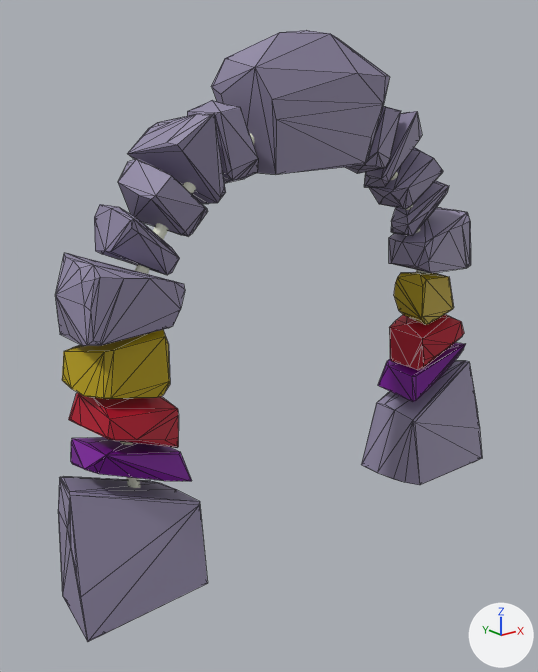
Before and after pictures for a commit that changed the Blender file Assets/AllPrefabs/portal/portal halbbund.blend.
Rendered twice from a 50 mm lens placed at (-2.4, -2.76, 2.26), pointed at (-0.15, 0.05, 1.13). Arrows for +X, +Y and +Z are at lower right; the lights stay in place. Mesh edges are drawn as thin lines on the coarser meshes.

The first picture shows 's.0031', 's.0031_Mirrored', 's.0039_Mirrored', 's.0042', 's.0042_Mirrored', 's.0043_Mirrored', 's.0045_Mirrored', 's.0050', 's.0068', 's.0068_Mirrored', 's.0070', 's.0070_Mirrored', 's.0073', 's.0073_Mirrored'.
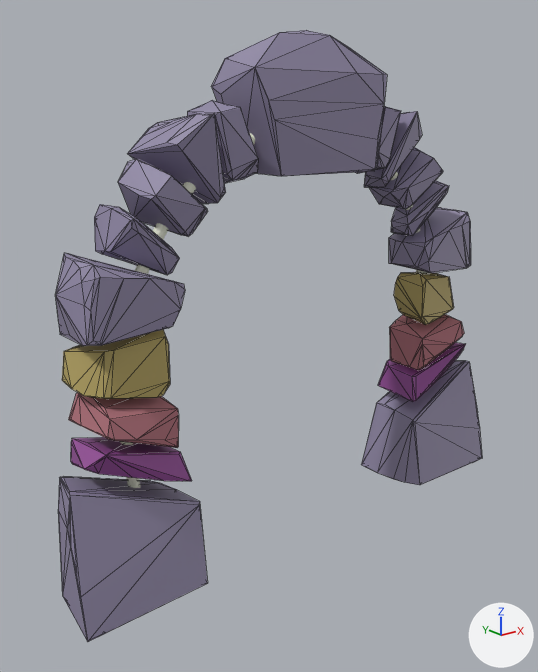
Pixel boxes (x1, y1, x2, y2) of what changed, in the pictures (538 x 672 px):
's.0050', reshaped: before (211, 30, 390, 174); after (211, 30, 387, 176)
's.0070_Mirrored', recoloured: (62, 330, 170, 399) in both
's.0068_Mirrored', recoloured (red to brown): (69, 393, 179, 448) in both
's.0042_Mirrored', recoloured: (71, 437, 192, 481) in both
's.0068', recoloured (red to brown): (389, 314, 464, 370) in both
's.0070', recoloured: (394, 272, 454, 324) in both
's.0042', recoloured: (378, 343, 465, 401) in both
part 1 of me_s_0050, built on: before (249, 30, 390, 174); after (249, 30, 387, 176)

Edits to the bpy script that builds the scene:
```text
Change mat_standard_300050:
    mat_standard_300050.base_color: (0.188, 0.0, 0.314) -> (0.298, 0.0737, 0.314)  # purple #780098 -> purple #944d98
Change mat_standard_700005:
    mat_standard_700005.base_color: (0.439, 0.0, 0.0196) -> (0.439, 0.171, 0.201)  # red #b10026 -> brown #b1737c
Change mat_standard_755500:
    mat_standard_755500.base_color: (0.459, 0.333, 0.0) -> (0.459, 0.367, 0.124)  # yellow #b49c00 -> yellow #b4a363
Change me_s_0050:
    used by ob_s_0050; parent = ob_tor; location = (-0.339, 2.284, 0.139); rotation_euler = (1.331, 1.605, 1.378), in degrees (76, 92, 79); scale = (2.87, 2.87, 2.87)
    remove me_s_0050.from_pydata(...)  # 31 vertices, 58 faces; spans x -0.034..0.12, y -0.128..0.095, z -0.016..0.259
    add me_s_0050.from_pydata(...)  # 39 vertices, 66 faces; spans x -0.034..0.123, y -0.128..0.095, z -0.019..0.259
    me_s_0050 part 1
    1 vertex is removed from x 0.115, y -0.039, z 0.222
    7 faces are deleted
    13 vertices move from x 0.077..0.12, y -0.122..0.092, z -0.016..0.235 to x 0.076..0.123, y -0.124..0.09, z -0.019..0.238
    9 vertices are added at x 0.101..0.123, y -0.124..0.038, z -0.003..0.259
    15 new faces join them
```
